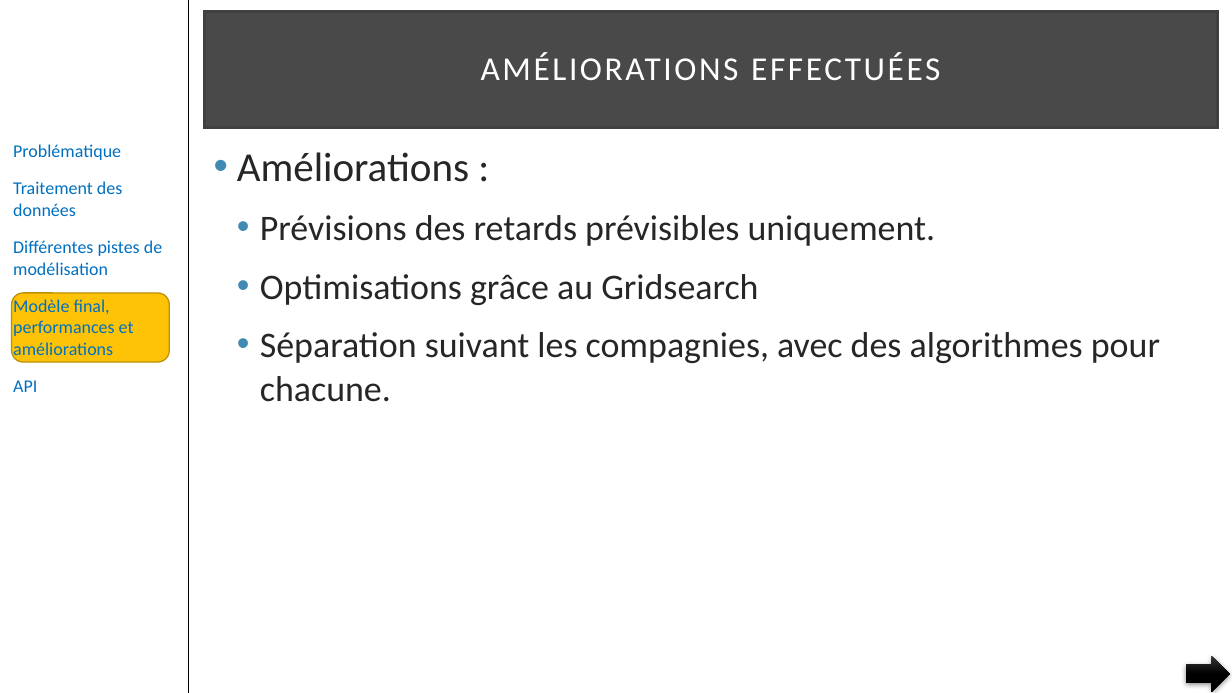
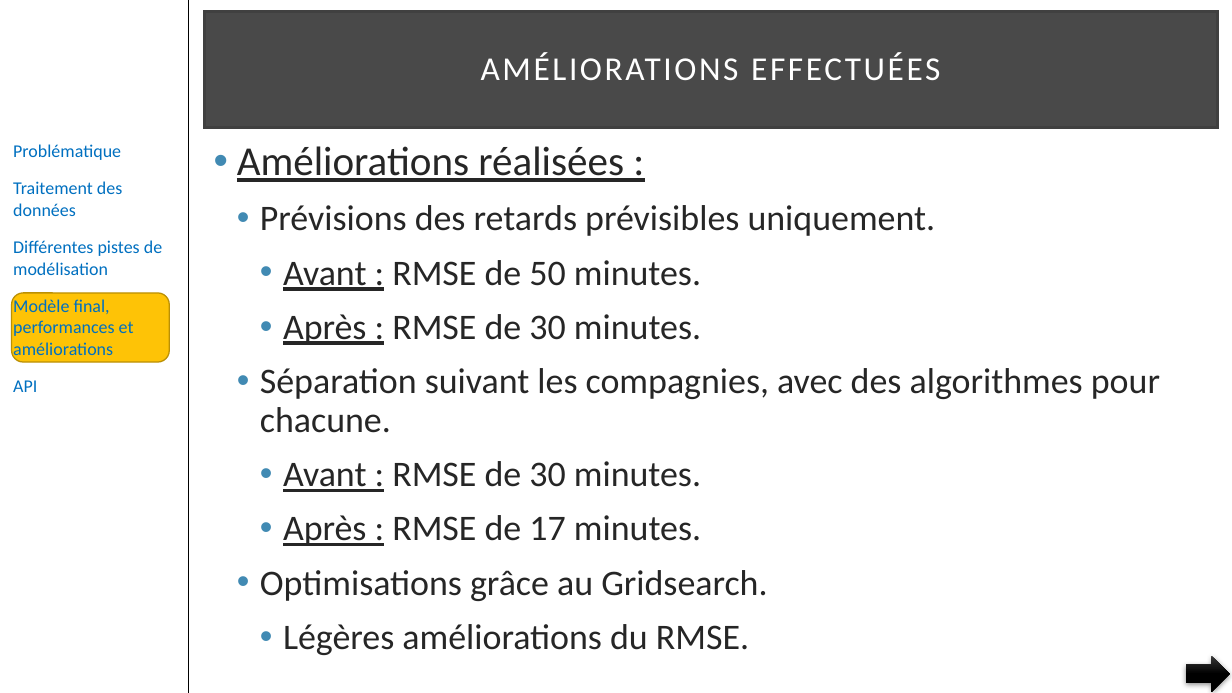
Before and after one commit to pfroide/python, a slide deck: slide 40 of Projet_4/p4.pptx (slide 38 before the commit). Drawn at 1232x693 pixels with LibreOffice and Linux fonts; fonts in the diff are those of the drawing. Boxes give left, top, right and bottom in pixels: in the first picture for what was removed or moved away, otherwise in the second. Text is boxed around its words. In the diff, an @@ line names an element or a change of style, - is before the commit and + after.

```diff
--- a/Projet_4/p4.pptx
+++ b/Projet_4/p4.pptx
@@ text at (237, 146, 624, 182): text changed @@
-• Améliorations :
+• Améliorations réalisées :
@@ text at (260, 205, 1160, 433): line spacing 1 to 0.9 @@
@@ text at (283, 260, 701, 345): text changed @@
-  • Optimisations grâce au Gridsearch
+    • Avant : RMSE de 50 minutes.
+    • Après : RMSE de 30 minutes.
@@ text at (260, 461, 767, 655): paragraphs added @@
+    • Avant : RMSE de 30 minutes.
+    • Après : RMSE de 17 minutes.
+  • Optimisations grâce au Gridsearch.
+    • Légères améliorations du RMSE.
```
Also in this commit, not shown: 7 other slides changed, 2 slides added.
